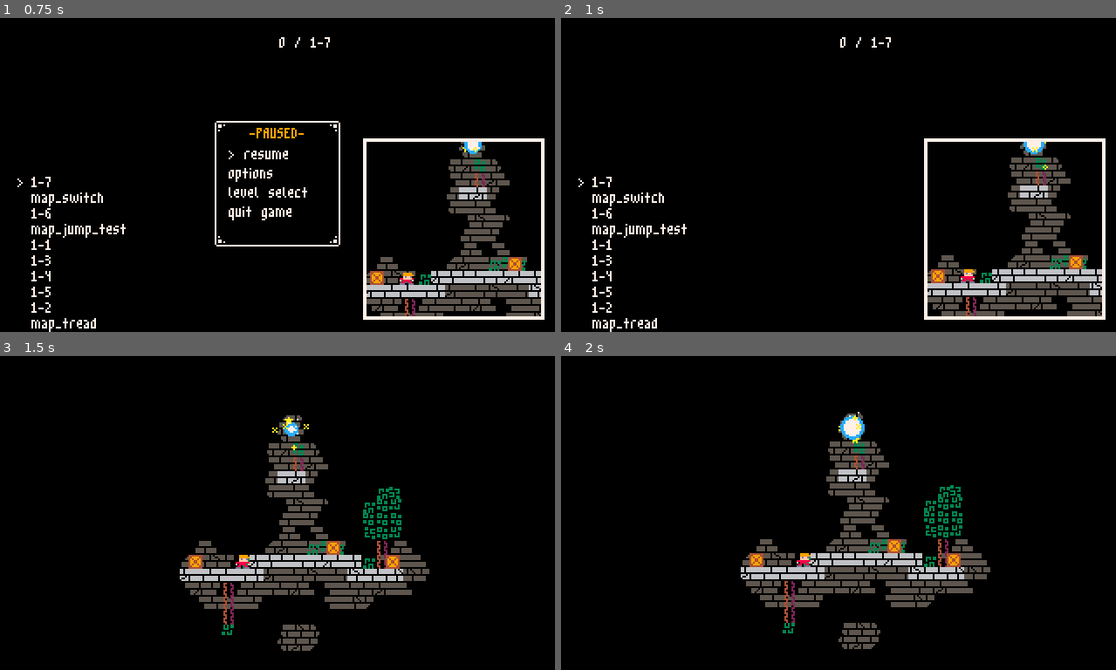
Above: before the commit, frames 1-4 (two rows, left to right).
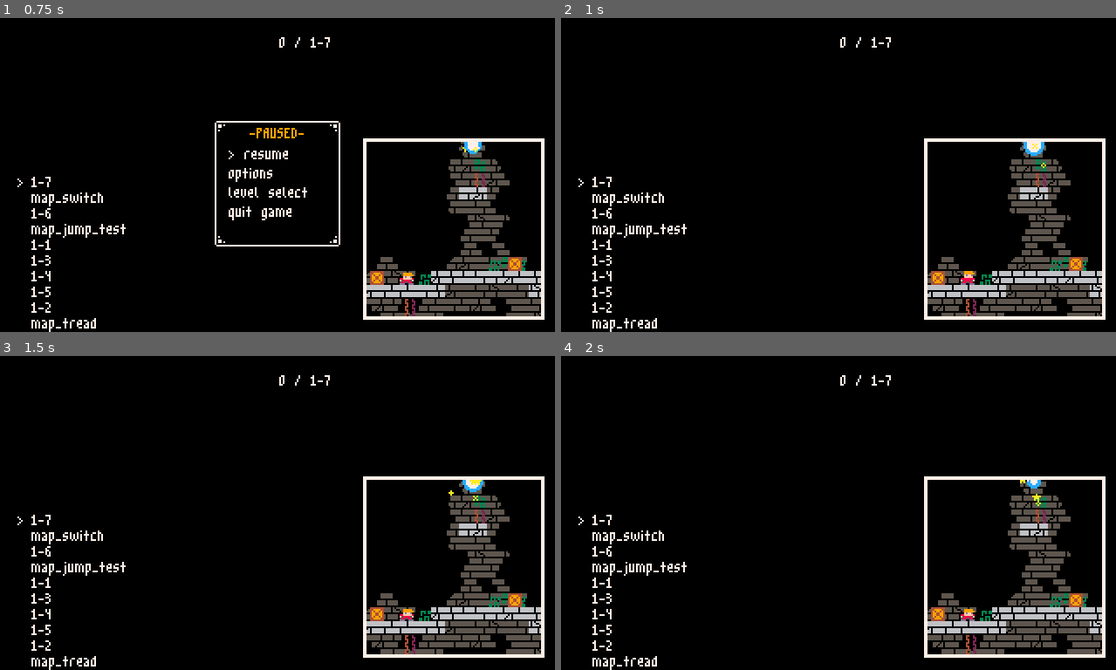
Above: after the commit, the same moments.

Repository: HarmonyHoney/tiny_crate
Game: Godot game, scene res://src/menu/MapSelect.tscn
The game is run twice, just before and just after one commit, with the same random seed, the same clock (stepped at 60 frames per second) and the same inputs.
Inputs (mouse positions are in pixels of both pictures, inside the frame that each line leads up to):
- Up to frame 1 (0.75 s): tap Enter at 0.5 s; move the mouse to (399, 159) at 0.52 s; hold Right (right) from 0.53 s (still down); tap C (action, bound only after the commit) at 0.6 s; click (399, 159) at 0.67 s
- Up to frame 2 (1 s): keep holding Right (right); tap Z (jump, bound only before the commit) at 0.77 s; tap X (action, bound only before the commit) at 0.8 s
- Up to frame 3 (1.5 s): tap Z (jump, bound only before the commit) at 1.07 s; release Right (right) at 1.25 s; drag from (166, 528) to (249, 575) at 1.27 s
- Up to frame 4 (2 s): no input

Frame 1 is identical in both runs. In frame 2, 3.6% of the frame differs, in the area x 66-98%, y 39-95%; in frame 3, 15%; in frame 4, 15%, in the area x 3-99%, y 6-100%.

Commit message:
options menu! (WIP) also x+c instead of z+x controls now

Diff:
--- a/project.godot
+++ b/project.godot
@@ -169,13 +169,13 @@
 }
 jump={
 "deadzone": 0.5,
-"events": [ Object(InputEventKey,"resource_local_to_scene":false,"resource_name":"","device":0,"alt":false,"shift":false,"control":false,"meta":false,"command":false,"pressed":false,"scancode":90,"unicode":0,"echo":false,"script":null)
+"events": [ Object(InputEventKey,"resource_local_to_scene":false,"resource_name":"","device":0,"alt":false,"shift":false,"control":false,"meta":false,"command":false,"pressed":false,"scancode":88,"unicode":0,"echo":false,"script":null)
 , Object(InputEventJoypadButton,"resource_local_to_scene":false,"resource_name":"","device":0,"button_index":0,"pressure":0.0,"pressed":false,"script":null)
  ]
 }
 action={
 "deadzone": 0.5,
-"events": [ Object(InputEventKey,"resource_local_to_scene":false,"resource_name":"","device":0,"alt":false,"shift":false,"control":false,"meta":false,"command":false,"pressed":false,"scancode":88,"unicode":0,"echo":false,"script":null)
+"events": [ Object(InputEventKey,"resource_local_to_scene":false,"resource_name":"","device":0,"alt":false,"shift":false,"control":false,"meta":false,"command":false,"pressed":false,"scancode":67,"unicode":0,"echo":false,"script":null)
 , Object(InputEventJoypadButton,"resource_local_to_scene":false,"resource_name":"","device":0,"button_index":2,"pressure":0.0,"pressed":false,"script":null)
  ]
 }
--- a/src/autoload/HUD.gd
+++ b/src/autoload/HUD.gd
@@ -2,12 +2,12 @@
 
 var node_timer : Label
 var node_death : Label
-
+var control : Control
 
 func _ready():
-	node_timer = $Timer/Label
-	node_death = $Death
-
+	node_timer = $Control/Timer/Label
+	node_death = $Control/Death
+	control = $Control
 
 func _process(delta):
 	pass
@@ -15,6 +15,13 @@
 func _input(event):
 	if dev.is_open:
 		return
+
+func hide():
+	control.visible = false
+
+func show():
+	control.visible = true
+
 
 
 func set_time(arg):
--- a/src/autoload/HUD.tscn
+++ b/src/autoload/HUD.tscn
@@ -1,23 +1,32 @@
-[gd_scene load_steps=4 format=2]
+[gd_scene load_steps=5 format=2]
 
 [ext_resource path="res://assets/font/m3x6.tres" type="DynamicFont" id=1]
 [ext_resource path="res://assets/image/timer.png" type="Texture" id=2]
 [ext_resource path="res://src/autoload/HUD.gd" type="Script" id=3]
+[ext_resource path="res://assets/image/hud2.png" type="Texture" id=4]
 
 [node name="HUD" type="CanvasLayer"]
 pause_mode = 2
 script = ExtResource( 3 )
 
-[node name="Timer" type="TextureRect" parent="."]
-visible = false
-margin_right = 32.0
-margin_bottom = 32.0
+[node name="Control" type="Control" parent="."]
+margin_right = 40.0
+margin_bottom = 40.0
+__meta__ = {
+"_edit_use_anchors_": false
+}
+
+[node name="Timer" type="TextureRect" parent="Control"]
+margin_left = 9.0
+margin_top = 9.0
+margin_right = 41.0
+margin_bottom = 41.0
 texture = ExtResource( 2 )
 __meta__ = {
 "_edit_use_anchors_": false
 }
 
-[node name="Label" type="Label" parent="Timer"]
+[node name="Label" type="Label" parent="Control/Timer"]
 margin_left = 27.0
 margin_top = 12.0
 margin_right = 53.0
@@ -29,7 +38,7 @@
 "_edit_use_anchors_": false
 }
 
-[node name="Death" type="Label" parent="."]
+[node name="Death" type="Label" parent="Control"]
 visible = false
 margin_left = 5.0
 margin_top = 16.0
@@ -40,3 +49,7 @@
 __meta__ = {
 "_edit_use_anchors_": false
 }
+
+[node name="hud2" type="Sprite" parent="Control"]
+texture = ExtResource( 4 )
+centered = false
--- a/src/autoload/Pause.gd
+++ b/src/autoload/Pause.gd
@@ -3,19 +3,29 @@
 var is_paused := false
 var menu_list : Label
 var menu : Control
+var paused_menu : NinePatchRect
+var paused_list : Label
+var options_menu: NinePatchRect
+var options_list : Label
 
 var cursor := 0
-var menu_items := ["resume", "options", "level select", "quit game"]
+var menu_items := []
 var selection := ""
+var paused_items := ["resume", "options", "level select", "quit game"]
+var options_items := ["back", "fullscreen", "window size", "volume"]
 
 var timer := 0.1
 var clock := 0.0
 
 func _ready():
+	paused_menu = $Menu/Paused
+	paused_list = $Menu/Paused/List
+	options_menu = $Menu/Options
+	options_list = $Menu/Options/List
+
 	menu = $Menu
 	menu.visible = false
-	menu_list = $Menu/NinePatchRect/List
-
+	menu_list = paused_list
 
 func _process(delta):
 	if clock != 0:
@@ -48,10 +58,9 @@
 
 	if is_paused:
 		get_tree().paused = is_paused
-		cursor = 0
-		write_menu()
+		switch_menu("paused")
 	else:
-		pass
+		options_menu.visible = false
 
 
 func write_menu():
@@ -66,9 +75,30 @@
 		"resume":
 			toggle_pause()
 		"options":
-			pass
+			switch_menu("options")
 		"level select":
 			get_tree().change_scene("res://src/menu/MapSelect.tscn")
 			toggle_pause()
 		"quit game":
 			get_tree().quit()
+		"back":
+			switch_menu("paused")
+		"fullscreen":
+			OS.window_fullscreen = !OS.window_fullscreen
+		"volume":
+			pass
+
+func switch_menu(arg):
+	cursor = 0
+	match arg:
+		"paused":
+			paused_menu.visible = true
+			options_menu.visible = false
+			menu_list = paused_list
+			menu_items = paused_items
+		"options":
+			paused_menu.visible = false
+			options_menu.visible = true
+			menu_list = options_list
+			menu_items = options_items
+	write_menu()
--- a/src/autoload/Pause.tscn
+++ b/src/autoload/Pause.tscn
@@ -17,7 +17,7 @@
 "_edit_use_anchors_": false
 }
 
-[node name="NinePatchRect" type="NinePatchRect" parent="Menu"]
+[node name="Paused" type="NinePatchRect" parent="Menu"]
 margin_left = -36.0
 margin_top = -36.0
 margin_right = 36.0
@@ -34,7 +34,7 @@
 "_edit_use_anchors_": false
 }
 
-[node name="Header" type="Label" parent="Menu/NinePatchRect"]
+[node name="Header" type="Label" parent="Menu/Paused"]
 margin_top = 4.0
 margin_right = 72.0
 margin_bottom = 23.0
@@ -46,7 +46,7 @@
 "_edit_use_anchors_": false
 }
 
-[node name="List" type="Label" parent="Menu/NinePatchRect"]
+[node name="List" type="Label" parent="Menu/Paused"]
 margin_left = 8.0
 margin_top = 16.0
 margin_right = 56.0
@@ -60,3 +60,50 @@
 __meta__ = {
 "_edit_use_anchors_": false
 }
+
+[node name="Options" type="NinePatchRect" parent="Menu"]
+visible = false
+margin_left = -36.0
+margin_top = -36.0
+margin_right = 36.0
+margin_bottom = 36.0
+grow_horizontal = 2
+grow_vertical = 2
+rect_min_size = Vector2( 120, 88 )
+texture = ExtResource( 2 )
+patch_margin_left = 8
+patch_margin_top = 8
+patch_margin_right = 8
+patch_margin_bottom = 8
+axis_stretch_horizontal = 1
+axis_stretch_vertical = 1
+__meta__ = {
+"_edit_use_anchors_": false
+}
+
+[node name="Header" type="Label" parent="Menu/Options"]
+margin_top = 4.0
+margin_right = 120.0
+margin_bottom = 23.0
+custom_fonts/font = ExtResource( 1 )
+custom_colors/font_color = Color( 1, 0.639216, 0, 1 )
+text = "-OPTIONS-"
+align = 1
+__meta__ = {
+"_edit_use_anchors_": false
+}
+
+[node name="List" type="Label" parent="Menu/Options"]
+margin_left = 8.0
+margin_top = 16.0
+margin_right = 56.0
+margin_bottom = 57.0
+custom_fonts/font = ExtResource( 1 )
+custom_colors/font_color = Color( 1, 0.945098, 0.909804, 1 )
+text = "back
+fullscreen
+volume
+"
+__meta__ = {
+"_edit_use_anchors_": false
+}
--- a/src/menu/MapSelect.gd
+++ b/src/menu/MapSelect.gd
@@ -35,14 +35,20 @@
 
 	scroll()
 
+	HUD.hide()
+
 func _process(delta):
 	var btny = btn.p("down") - btn.p("up")
 	if btny:
 		scroll(btny)
 
 	if btn.p("jump"):
-		Shared.map_name = maps[cursor]
-		get_tree().change_scene(map_path + maps[cursor] + ".tscn")
+		select()
+
+func select():
+	Shared.map_name = maps[cursor]
+	get_tree().change_scene(map_path + maps[cursor] + ".tscn")
+	HUD.show()
 
 
 func scroll(arg = 0):
Binary file added: assets/image/hud2.png
